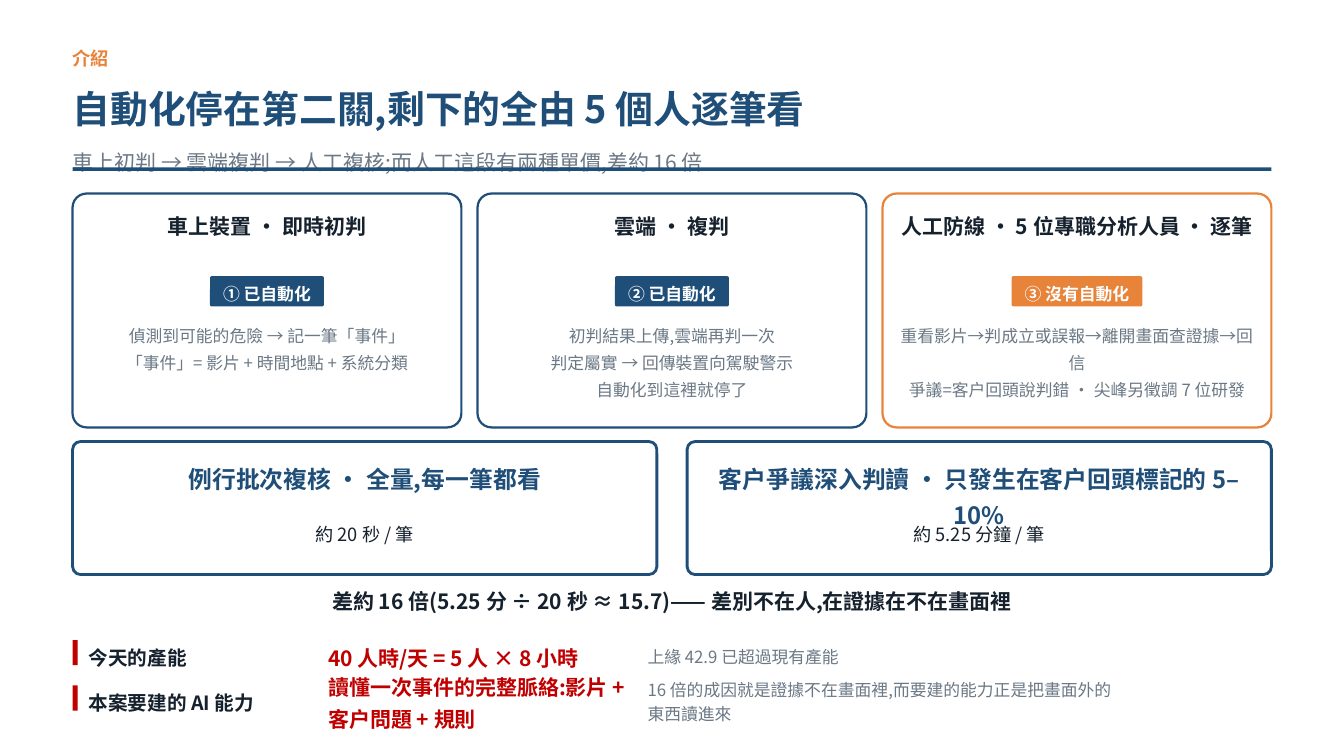
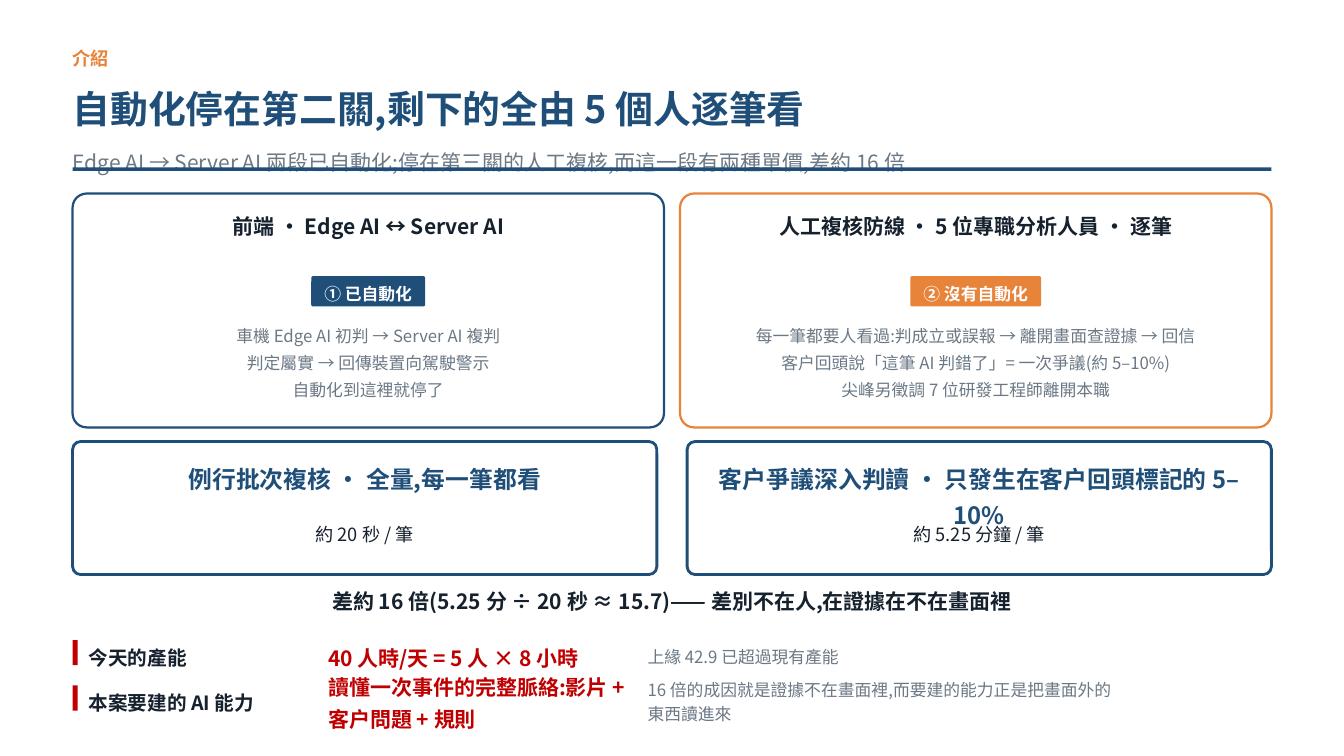
Before and after one commit to pokai-huang0828/UTS_workspace, a slide deck: slide 2 of Artificial Intelligence for Enterprises/Assessment3/Huang_26254793_421104_Assessment 3.pptx. Drawn at 1344x756 pixels with LibreOffice and Linux fonts; fonts in the diff are those of the drawing. Boxes give left, top, right and bottom in pixels: in the first picture for what was removed or moved away, otherwise in the second. Text is boxed around its words. In the diff, an @@ line names an element or a change of style, - is before the commit and + after.

```diff
--- a/Artificial Intelligence for Enterprises/Assessment3/Huang_26254793_421104_Assessment 3.pptx
+++ b/Artificial Intelligence for Enterprises/Assessment3/Huang_26254793_421104_Assessment 3.pptx
@@ text at box(73, 152, 905, 175): text changed @@
-車上初判 → 雲端複判 → 人工複核;而人工這段有兩種單價,差約 16 倍
+Edge AI → Server AI 兩段已自動化;停在第三關的人工複核,而這一段有兩種單價,差約 16 倍
@@ rounded rectangle: place and size @@
-rounded rectangle at box(73, 194, 462, 427)
+rounded rectangle at box(73, 194, 664, 427)
@@ rounded rectangle removed at box(478, 194, 867, 427) @@
@@ rounded rectangle: place and size @@
-rounded rectangle at box(883, 194, 1272, 427)
+rounded rectangle at box(681, 194, 1272, 427)
@@ text removed at box(168, 216, 366, 236) @@
-車上裝置 · 即時初判
@@ text added at box(232, 214, 504, 240), 15 pt, text #16212E, bold @@
+前端 · Edge AI ↔ Server AI
@@ text removed at box(615, 214, 729, 240) @@
-雲端 · 複判
@@ text at box(779, 214, 1172, 240): text changed @@
-人工防線 · 5 位專職分析人員 · 逐筆
+人工複核防線 · 5 位專職分析人員 · 逐筆
@@ text "① 已自動化": place and size @@
-text "① 已自動化" at box(223, 285, 311, 302)
+text "① 已自動化" at box(324, 285, 412, 302)
@@ rounded rectangle: place and size @@
-rounded rectangle at box(210, 276, 324, 307)
+rounded rectangle at box(312, 276, 425, 307)
@@ rounded rectangle removed at box(615, 276, 729, 307) @@
@@ text removed at box(628, 285, 716, 302) @@
-② 已自動化
@@ rounded rectangle: place and size @@
-rounded rectangle at box(1012, 276, 1143, 307)
+rounded rectangle at box(910, 276, 1042, 307)
@@ text at box(923, 285, 1028, 302): text changed @@
-③ 沒有自動化
+② 沒有自動化
@@ text "車機 Edge AI 初判 → ...": place and size @@
-text "車機 Edge AI 初判 → ..." at box(551, 328, 793, 398)
+text "車機 Edge AI 初判 → ..." at box(236, 328, 501, 398)
@@ text removed at box(126, 328, 408, 371) @@
-偵測到可能的危險 → 記一筆「事件」
-「事件」= 影片 + 時間地點 + 系統分類
@@ text at box(236, 328, 501, 346): text changed @@
-初判結果上傳,雲端再判一次
+車機 Edge AI 初判 → Server AI 複判
@@ text at box(756, 328, 1196, 398): text changed @@
-重看影片→判成立或誤報→離開畫面查證據→回信
-爭議=客戶回頭說判錯 · 尖峰另徵調 7 位研發
+每一筆都要人看過:判成立或誤報 → 離開畫面查證據 → 回信
+客戶回頭說「這筆 AI 判錯了」= 一次爭議(約 5–10%)
+尖峰另徵調 7 位研發工程師離開本職
```
Also in this commit, not shown: 5 other files.
